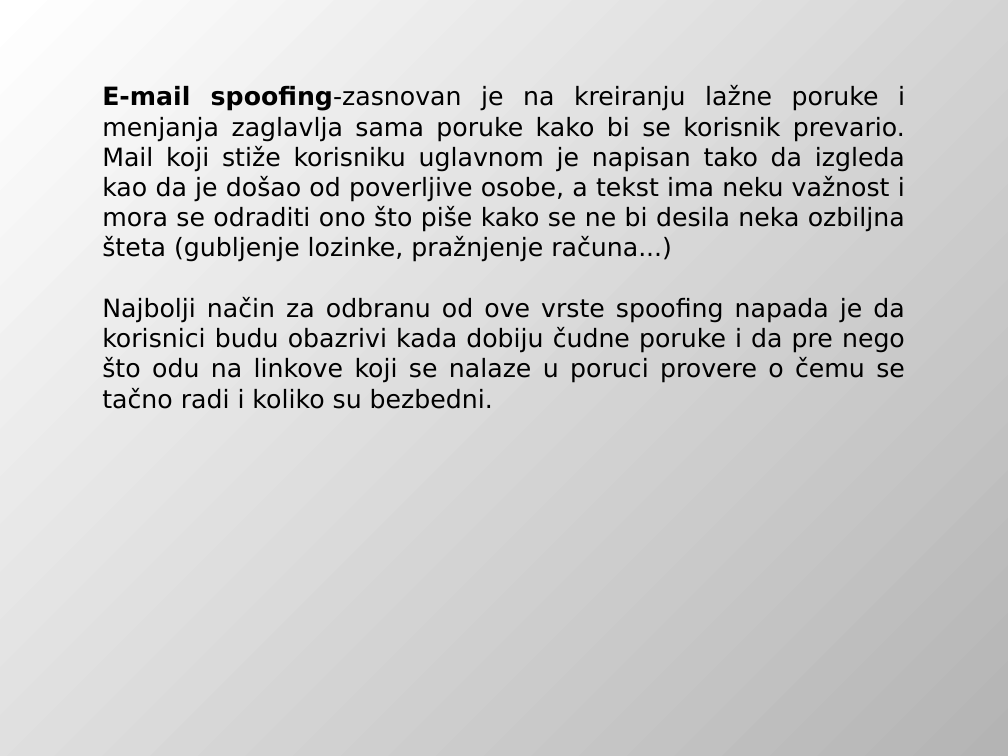
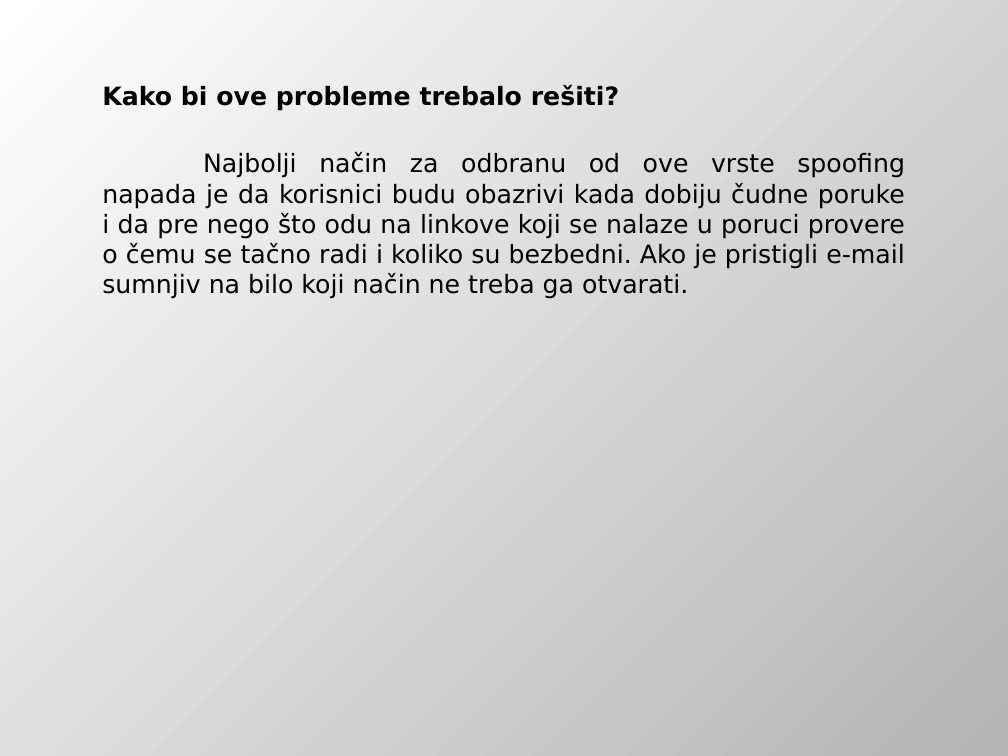
Before and after one commit to DejanUrosevic/XML-Projekat, a slide deck: slide 35 of Model Pretnji.pptx. Drawn at 1008x756 pixels with LibreOffice and Linux fonts; fonts in the diff are those of the drawing. Boxes give left, top, right and bottom in pixels: in the first picture for what was removed or moved away, otherwise in the second. Text is boxed around its words. In the diff, an @@ line names an element or a change of style, - is before the commit and + after.

```diff
--- a/Model Pretnji.pptx
+++ b/Model Pretnji.pptx
@@ text at [102, 85, 905, 299]: text changed @@
-E-mail spoofing-zasnovan je na kreiranju lažne poruke i menjanja zaglavlja sama poruke kako bi se korisnik prevario. Mail koji stiže korisniku uglavnom je napisan tako da izgleda kao da je došao od poverljive osobe, a tekst ima neku važnost i mora se odraditi ono što piše kako se ne bi desila neka ozbiljna šteta (gubljenje lozinke, pražnjenje računa...)
-Najbolji način za odbranu od ove vrste spoofing napada je da korisnici budu obazrivi kada dobiju čudne poruke i da pre nego što odu na linkove koji se nalaze u poruci provere o čemu se tačno radi i koliko su bezbedni.
+Kako bi ove probleme trebalo rešiti?
+Najbolji način za odbranu od ove vrste spoofing napada je da korisnici budu obazrivi kada dobiju čudne poruke i da pre nego što odu na linkove koji se nalaze u poruci provere o čemu se tačno radi i koliko su bezbedni. Ako je pristigli e-mail sumnjiv na bilo koji način ne treba ga otvarati.
```
Also in this commit, not shown: 5 other slides changed, 2 slides added, 2 slides removed, 6 other files.
